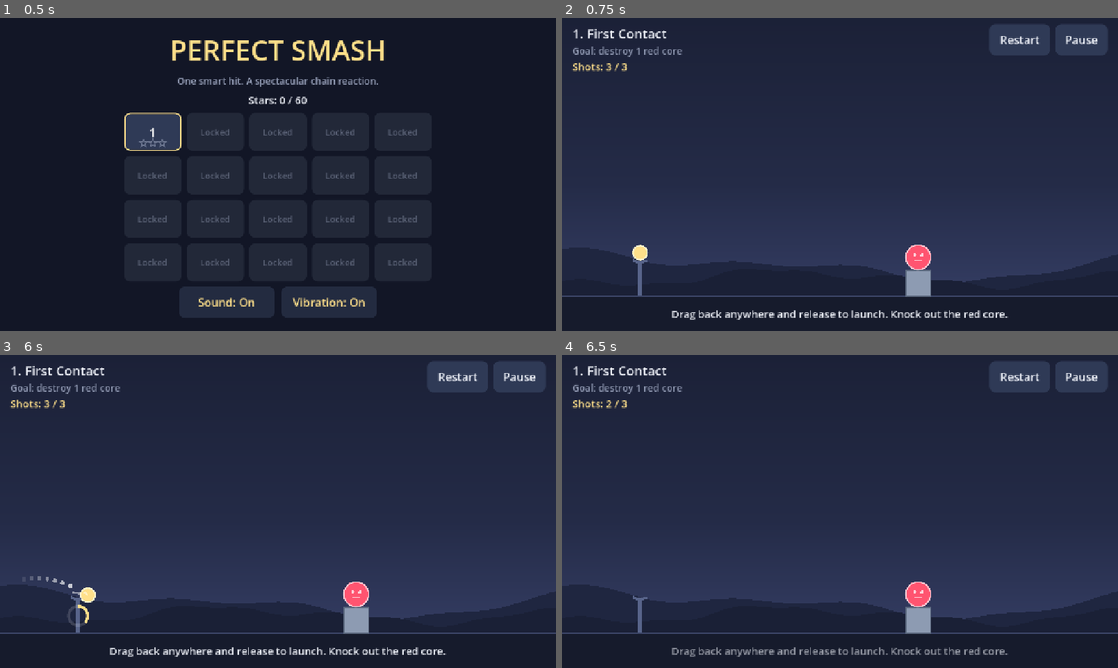
Above: before the commit, frames 1-4 (two rows, left to right).
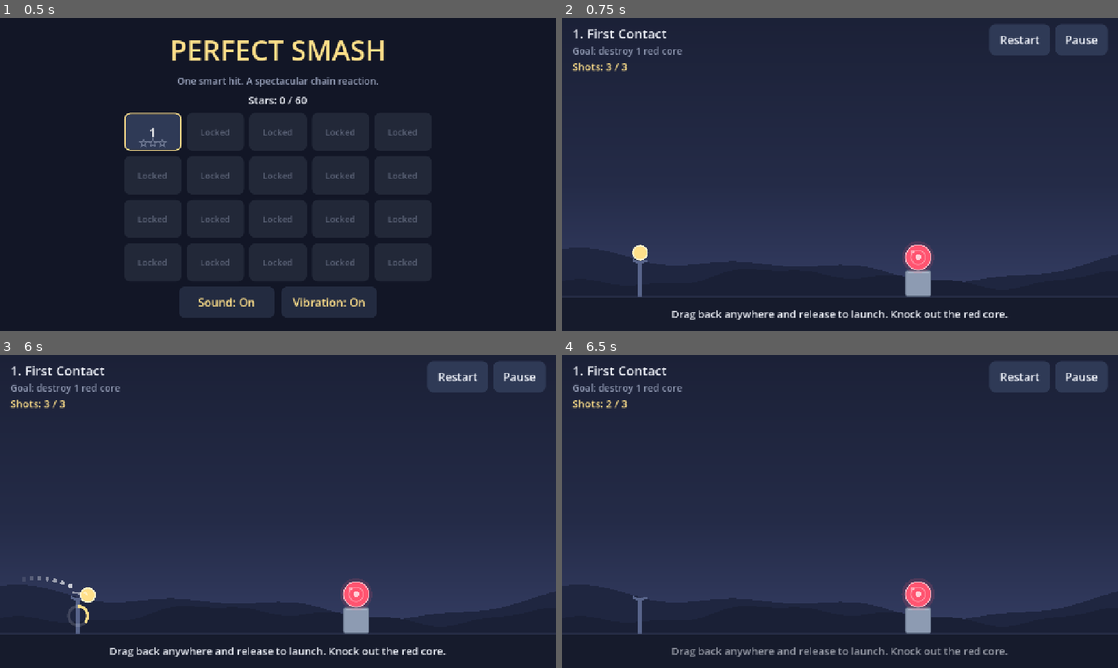
Above: after the commit, the same moments.

Repository: ranababu1/perfectsmash
Game: Godot game, scene res://scenes/main.tscn
The game is run twice, just before and just after one commit, with the same random seed, the same clock (stepped at 60 frames per second) and the same inputs.
Inputs (mouse positions are in pixels of both pictures, inside the frame that each line leads up to):
- Up to frame 1 (0.5 s): no input
- Up to frame 2 (0.75 s): click "1" at 0.5 s
- Up to frame 3 (6 s): click "Restart" at 1.25 s; click "Restart" at 2 s; click "Restart" at 2.75 s; click "Pause" at 3.5 s; click "Restart" at 4.25 s; tap Enter at 5 s; move the mouse to (400, 495) at 5.02 s; click (400, 495) at 5.17 s; tap Space at 5.75 s; drag from (166, 527) to (250, 574) at 5.77 s
- Up to frame 4 (6.5 s): no input

Frame 1 is identical in both runs. In frame 2, 0.9% of the frame differs, in the area x 0-100%, y 71-90%; in frame 3, 0.9%; in frame 4, 0.9%.

Commit message:
Visuals: rounded beveled blocks, breathing core targets, shaded ball

Diff:
--- a/scripts/game/block_body.gd
+++ b/scripts/game/block_body.gd
@@ -4,8 +4,6 @@
 
 signal impacted(strength: float, at: Vector2)
 signal shattered(at: Vector2)
-
-const OUTLINE_WIDTH := 3.0
 
 var size := Vector2.ONE
 var material_kind := "wood"
@@ -62,12 +60,30 @@
 
 func _draw() -> void:
 	var rect := Rect2(-size / 2.0, size)
-	draw_rect(rect, Palette.material_fill(material_kind))
-	draw_rect(rect.grow(-OUTLINE_WIDTH / 2.0), Palette.material_edge(material_kind), false, OUTLINE_WIDTH)
+	_style_for(material_kind).draw(get_canvas_item(), rect)
+	# A soft bevel along one face gives the pieces a little volume without textures.
+	var inset := minf(5.0, minf(size.x, size.y) * 0.2)
+	var bevel := Rect2(rect.position + Vector2(inset, inset), Vector2(size.x - inset * 2.0, 2.0))
+	draw_rect(bevel, Color(1, 1, 1, 0.22 if material_kind != "glass" else 0.4))
 	if material_kind == "wood":
 		# A single grain line along the long axis keeps orientation readable while tumbling.
 		var horizontal := size.x >= size.y
-		var a := Vector2(-size.x * 0.3, 0) if horizontal else Vector2(0, -size.y * 0.3)
-		draw_line(a, -a, Palette.WOOD_EDGE, 2.0)
+		var a := Vector2(-size.x * 0.28, 0) if horizontal else Vector2(0, -size.y * 0.28)
+		draw_line(a, -a, Color(Palette.WOOD_EDGE, 0.55), 2.0, true)
 	elif material_kind == "glass":
-		draw_line(Vector2(-size.x * 0.3, size.y * 0.3), Vector2(size.x * 0.1, -size.y * 0.3), Palette.GLASS_EDGE, 2.0)
+		draw_line(Vector2(-size.x * 0.25, size.y * 0.3), Vector2(size.x * 0.05, -size.y * 0.3), Color(Palette.GLASS_EDGE, 0.7), 2.0, true)
+
+
+static var _styles := {}
+
+
+static func _style_for(kind: String) -> StyleBoxFlat:
+	if not _styles.has(kind):
+		var box := StyleBoxFlat.new()
+		box.bg_color = Palette.material_fill(kind)
+		box.border_color = Palette.material_edge(kind)
+		box.set_border_width_all(2)
+		box.set_corner_radius_all(4)
+		box.anti_aliasing = true
+		_styles[kind] = box
+	return _styles[kind]
--- a/scripts/game/projectile_body.gd
+++ b/scripts/game/projectile_body.gd
@@ -33,6 +33,12 @@
 
 
 func _draw() -> void:
-	draw_circle(Vector2.ZERO, GameConfig.PROJECTILE_RADIUS, Palette.PROJECTILE)
-	draw_arc(Vector2.ZERO, GameConfig.PROJECTILE_RADIUS - 1.5, 0, TAU, 32, Palette.PROJECTILE_EDGE, 3.0, true)
-	draw_line(Vector2(-6, 0), Vector2(6, 0), Palette.WOOD_EDGE, 2.0)
+	draw_ball(self, Vector2.ZERO, -rotation)
+
+
+## Shared with the aim preview so the loaded ball and the flying ball look identical.
+static func draw_ball(canvas: CanvasItem, at: Vector2, light_rotation: float = 0.0) -> void:
+	var r := GameConfig.PROJECTILE_RADIUS
+	canvas.draw_circle(at, r, Palette.PROJECTILE)
+	canvas.draw_arc(at, r - 1.0, 0, TAU, 40, Palette.PROJECTILE_EDGE, 2.0, true)
+	canvas.draw_circle(at + Vector2(-r * 0.38, -r * 0.38).rotated(light_rotation), r * 0.22, Color(1, 1, 1, 0.6))
--- a/scripts/game/static_box.gd
+++ b/scripts/game/static_box.gd
@@ -25,5 +25,9 @@
 
 func _draw() -> void:
 	var rect := Rect2(-size / 2.0, size)
-	draw_rect(rect, fill)
-	draw_line(rect.position, Vector2(rect.end.x, rect.position.y), edge, 4.0)
+	var box := StyleBoxFlat.new()
+	box.bg_color = fill
+	box.set_corner_radius_all(3 if size.x < 1000.0 else 0)
+	box.anti_aliasing = true
+	box.draw(get_canvas_item(), rect)
+	draw_line(rect.position + Vector2(1, 1), Vector2(rect.end.x - 1, rect.position.y + 1), edge, 2.0, true)
--- a/scripts/game/target_body.gd
+++ b/scripts/game/target_body.gd
@@ -62,11 +62,18 @@
 	return _destroyed
 
 
+func _process(_delta: float) -> void:
+	queue_redraw()
+
+
 func _draw() -> void:
+	# A slow breathing halo marks the objective without shouting.
+	var pulse := 0.5 + 0.5 * sin(Time.get_ticks_msec() / 520.0 + position.x * 0.01)
+	draw_circle(Vector2.ZERO, radius + 5.0 + pulse * 3.0, Color(Palette.TARGET, 0.10 + pulse * 0.06))
 	draw_circle(Vector2.ZERO, radius, Palette.TARGET)
-	draw_arc(Vector2.ZERO, radius - 1.5, 0, TAU, 32, Palette.TARGET_EDGE, 3.0, true)
-	# Simple face so targets read as "the thing to knock out" at a glance.
-	var eye := radius * 0.28
-	draw_circle(Vector2(-eye, -eye * 0.6), radius * 0.13, Palette.TARGET_EDGE)
-	draw_circle(Vector2(eye, -eye * 0.6), radius * 0.13, Palette.TARGET_EDGE)
-	draw_line(Vector2(-eye, eye * 0.9), Vector2(eye, eye * 0.9), Palette.TARGET_EDGE, 3.0)
+	draw_arc(Vector2.ZERO, radius - 1.0, 0, TAU, 40, Color(Palette.TARGET_EDGE, 0.9), 2.0, true)
+	draw_arc(Vector2.ZERO, radius * 0.55, 0, TAU, 32, Color(Palette.TARGET_EDGE, 0.55), 2.0, true)
+	draw_circle(Vector2.ZERO, radius * 0.22, Palette.TARGET_EDGE)
+	# Rotation-independent specular glint so tumbling still reads as a sphere.
+	var glint := Vector2(-radius * 0.42, -radius * 0.42).rotated(-rotation)
+	draw_circle(glint, radius * 0.14, Color(1, 1, 1, 0.45))
